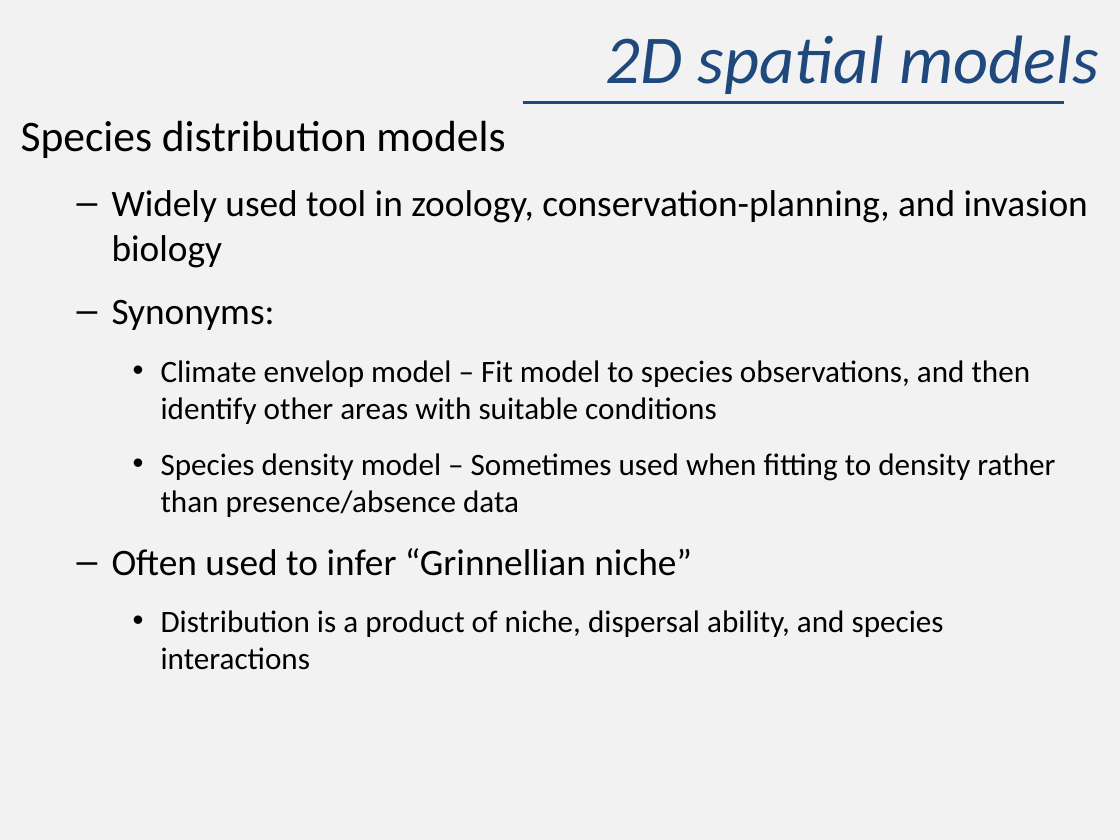
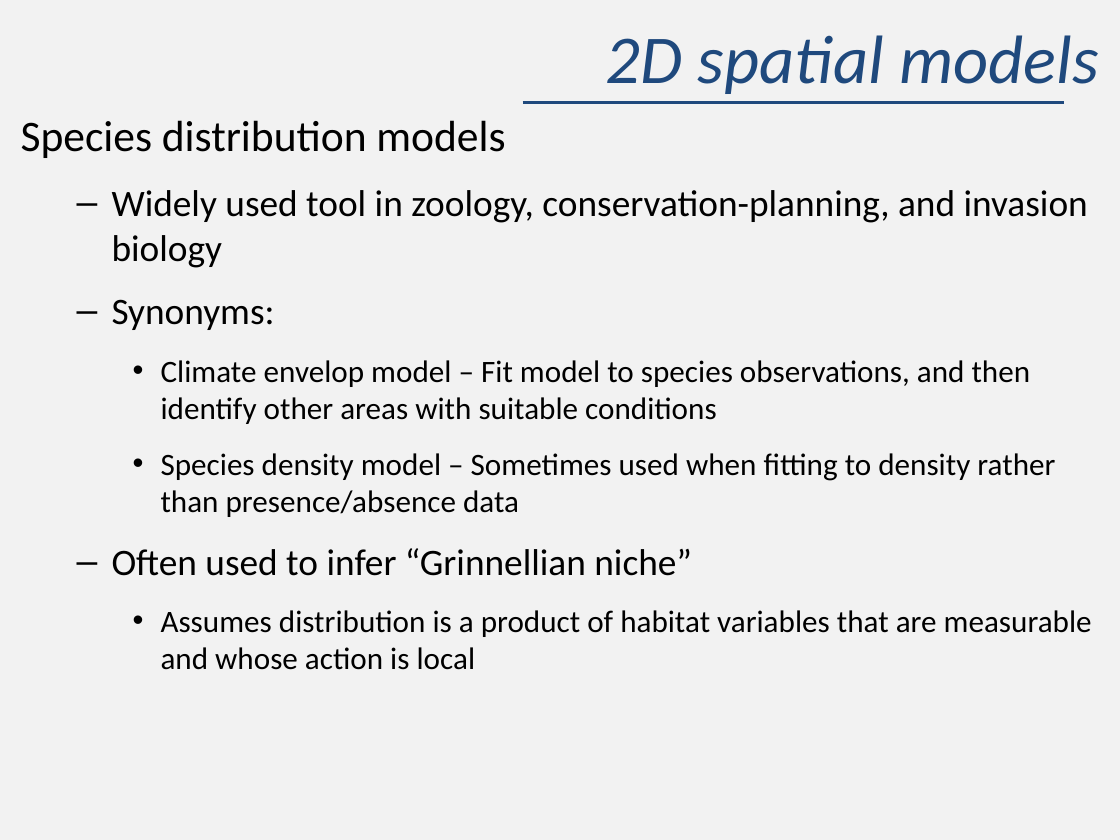
Before and after one commit to James-Thorson/2018_FSH556, a slide deck: slide 3 of Week 6 -- 2D spatial models/Lecture/Lecture 6 -- 2D spatial models.pptx. Drawn at 1120x840 pixels with LibreOffice and Linux fonts; fonts in the diff are those of the drawing. Boxes give left, top, right and bottom in pixels: in the first picture for what was removed or moved away, otherwise in the second. Text is boxed around its words. In the diff, an @@ line names an element or a change of style, - is before the commit and + after.

```diff
--- a/Week 6 -- 2D spatial models/Lecture/Lecture 6 -- 2D spatial models.pptx
+++ b/Week 6 -- 2D spatial models/Lecture/Lecture 6 -- 2D spatial models.pptx
@@ text at [161, 610, 1092, 670]: text changed @@
-    • Distribution is a product of niche, dispersal ability, and species interactions
+    • Assumes distribution is a product of habitat variables that are measurable and whose action is local
```
Also in this commit, not shown: 4 other slides changed.
